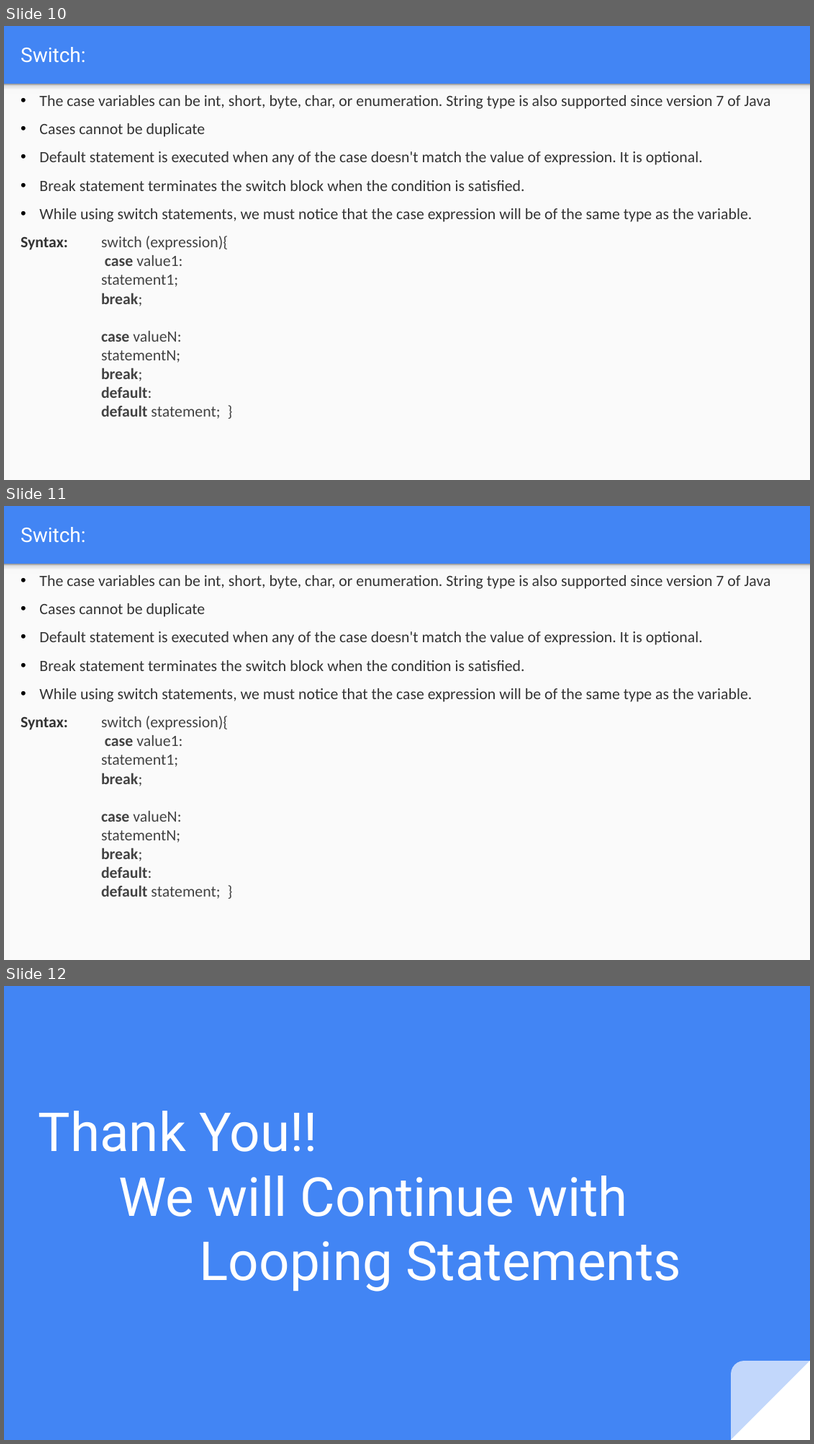
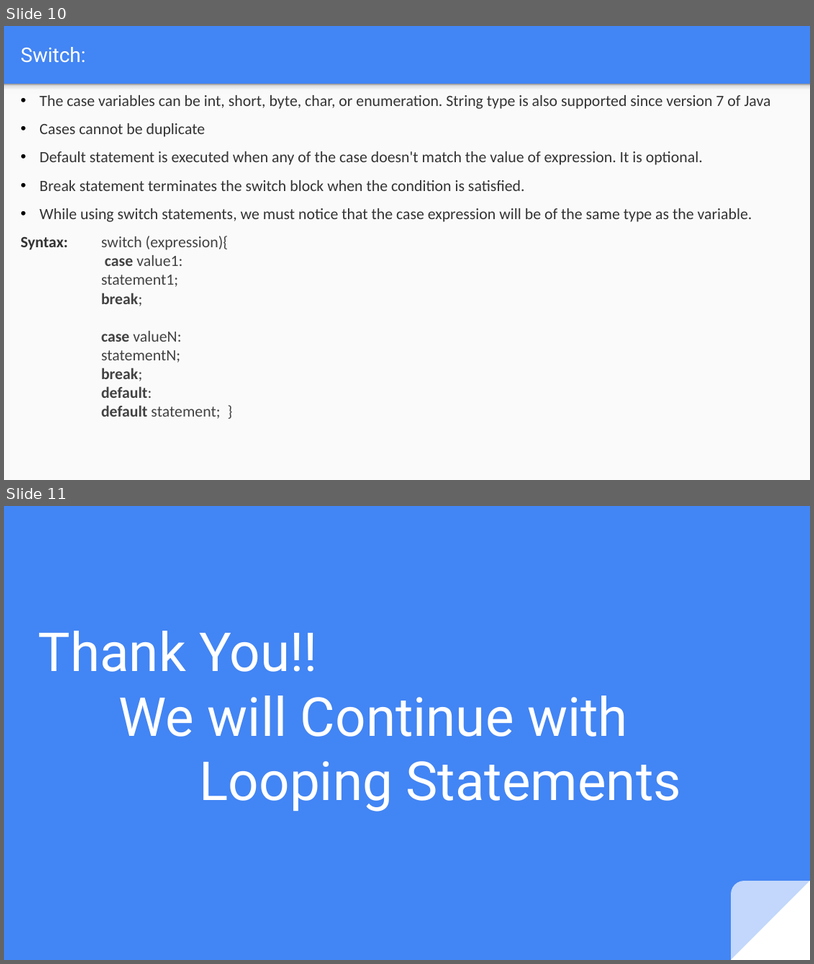
Before and after one commit to subbaramt99/Repo_one, a slide deck: My docs/Core Java/Day 8- Control Statements.pptx. Shown one above the other, each under a label of ours: slides 10, 11 and 12 before the commit, slides 10 and 11 after it. The pictures are 814x1444 and 814x964 pixels, drawn with LibreOffice and Linux fonts; fonts in the diff are those of the drawing. Boxes give left, top, right and bottom in pixels: in the first picture for what was removed or moved away, otherwise in the second. Text is boxed around its words. In the diff, an @@ line names an element or a change of style, - is before the commit and + after.

```diff
--- a/My docs/Core Java/Day 8- Control Statements.pptx
+++ b/My docs/Core Java/Day 8- Control Statements.pptx
@@ slide 11 removed at (4,506,810,960), background #4285F4; not listed: 2 template elements that a slide beside it also shows @@
@@ title removed at (21,527,85,543) @@
-Switch:
@@ text removed at (21,575,772,898) @@
-• The case variables can be int, short, byte, char, or enumeration. String type is also supported since version 7 of Java
-• Cases cannot be duplicate
-• Default statement is executed when any of the case doesn't match the value of expression. It is optional.
-• Break statement terminates the switch block when the condition is satisfied.
-• While using switch statements, we must notice that the case expression will be of the same type as the variable.
-Syntax: switch (expression){
-case value1:
-statement1;
-break;
-case valueN:
-statementN;
-break;
-default:
-default statement; }
@@ what was slide 12 is now slide 11 @@
```
Also in this commit, not shown: 49 other files.
